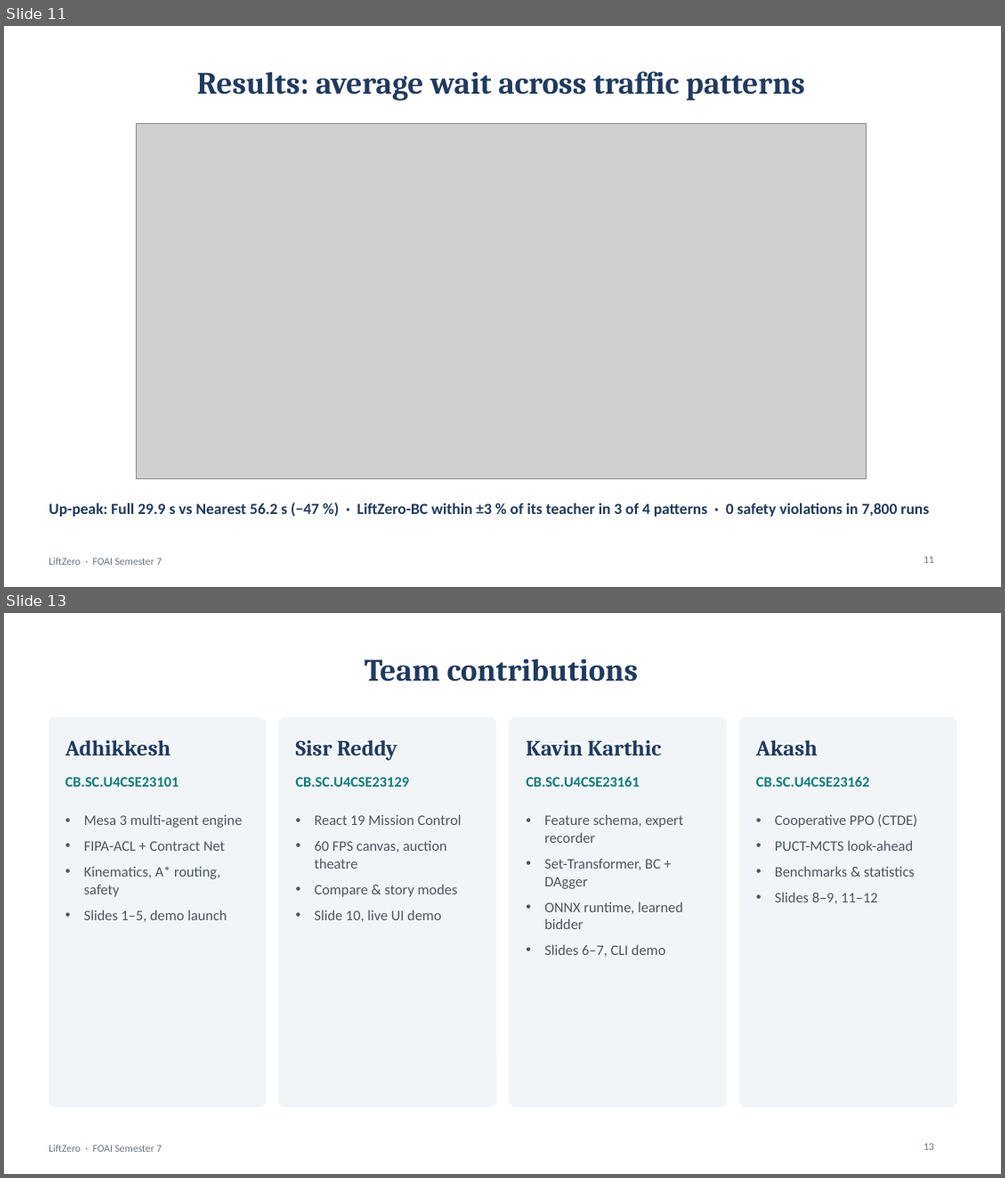
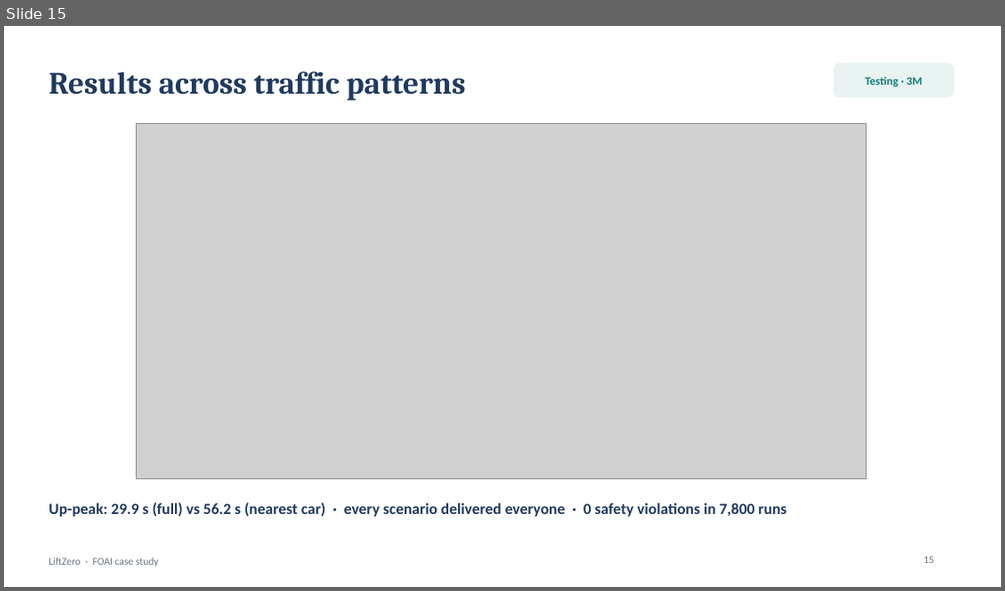
Before and after one commit to Adhikkesh/Multi-Agent-Smart-Elevator-Fleet-Coordinator, a slide deck: docs/LiftZero_Viva_Deck.pptx. Shown one above the other, each under a label of ours: slides 11 and 13 before the commit, slide 15 after it; the slides between them are not shown. The pictures are 1005x1178 and 1005x591 pixels, drawn with LibreOffice and Linux fonts; fonts in the diff are those of the drawing; grey boxes stand for pictures. Boxes give left, top, right and bottom in pixels: in the first picture for what was removed or moved away, otherwise in the second. Text is boxed around its words. In the diff, an @@ line names an element or a change of style, - is before the commit and + after.

```diff
--- a/docs/LiftZero_Viva_Deck.pptx
+++ b/docs/LiftZero_Viva_Deck.pptx
@@ slide 13 removed at (x1=4, y1=613, x2=1001, y2=1174), background #FFFFFF; not listed: 1 template element that a slide beside it also shows @@
@@ title removed at (x1=364, y1=658, x2=639, y2=682) @@
-Team contributions
@@ rounded rectangle removed at (x1=48, y1=718, x2=266, y2=1107) @@
@@ rounded rectangle removed at (x1=279, y1=718, x2=496, y2=1107) @@
@@ rounded rectangle removed at (x1=510, y1=718, x2=727, y2=1107) @@
@@ rounded rectangle removed at (x1=740, y1=718, x2=956, y2=1107) @@
@@ text removed at (x1=65, y1=740, x2=170, y2=755) @@
-Adhikkesh
@@ text removed at (x1=296, y1=740, x2=397, y2=761) @@
-Sisr Reddy
@@ text removed at (x1=526, y1=740, x2=662, y2=755) @@
-Kavin Karthic
@@ text removed at (x1=756, y1=740, x2=817, y2=755) @@
-Akash
@@ text removed at (x1=65, y1=777, x2=179, y2=787) @@
-CB.SC.U4CSE23101
@@ text removed at (x1=296, y1=777, x2=410, y2=787) @@
-CB.SC.U4CSE23129
@@ text removed at (x1=526, y1=777, x2=639, y2=787) @@
-CB.SC.U4CSE23161
@@ text removed at (x1=756, y1=777, x2=870, y2=787) @@
-CB.SC.U4CSE23162
@@ text removed at (x1=84, y1=814, x2=243, y2=922) @@
-• Mesa 3 multi-agent engine
-• FIPA-ACL + Contract Net
-• Kinematics, A* routing, safety
-• Slides 1–5, demo launch
@@ text removed at (x1=315, y1=814, x2=461, y2=922) @@
-• React 19 Mission Control
-• 60 FPS canvas, auction theatre
-• Compare & story modes
-• Slide 10, live UI demo
@@ text removed at (x1=544, y1=814, x2=683, y2=957) @@
-• Feature schema, expert recorder
-• Set-Transformer, BC + DAgger
-• ONNX runtime, learned bidder
-• Slides 6–7, CLI demo
@@ text removed at (x1=775, y1=814, x2=917, y2=904) @@
-• Cooperative PPO (CTDE)
-• PUCT-MCTS look-ahead
-• Benchmarks & statistics
-• Slides 8–9, 11–12
@@ page number removed at (x1=923, y1=1143, x2=934, y2=1150) @@
-13
@@ what was slide 11 is now slide 15 @@
@@ slide 15 changed as well @@
@@ title at (x1=48, y1=71, x2=466, y2=101): text changed @@
-Results: average wait across traffic patterns
+Results across traffic patterns
@@ rounded rectangle added at (x1=834, y1=63, x2=954, y2=97), fill #E8F3F2, outline #E8F3F2 1 pt @@
@@ text added at (x1=865, y1=77, x2=922, y2=87), 11 pt, text #0F7C7A, bold @@
+Testing · 3M
@@ text at (x1=48, y1=502, x2=786, y2=516): text changed @@
-Up-peak: Full 29.9 s vs Nearest 56.2 s (−47 %) · LiftZero-BC within ±3 % of its teacher in 3 of 4 patterns · 0 safety violations in 7,800 runs
+Up-peak: 29.9 s (full) vs 56.2 s (nearest car) · every scenario delivered everyone · 0 safety violations in 7,800 runs
@@ text at (x1=48, y1=557, x2=159, y2=566): text changed @@
-LiftZero · FOAI Semester 7
+LiftZero · FOAI case study
@@ page number at (x1=923, y1=556, x2=934, y2=563): text changed @@
-11
+15
```
Also in this commit, not shown: 2 other slides changed, 15 slides added, 10 other slides removed, 14 other files.
